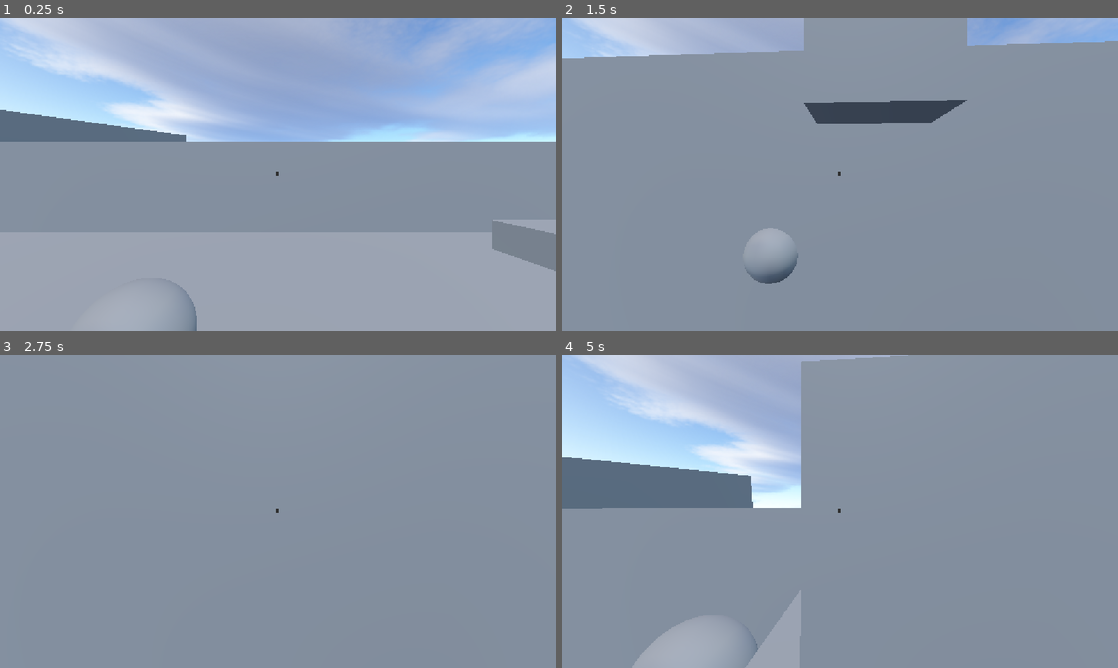
Above: before the commit, frames 1-4 (two rows, left to right).
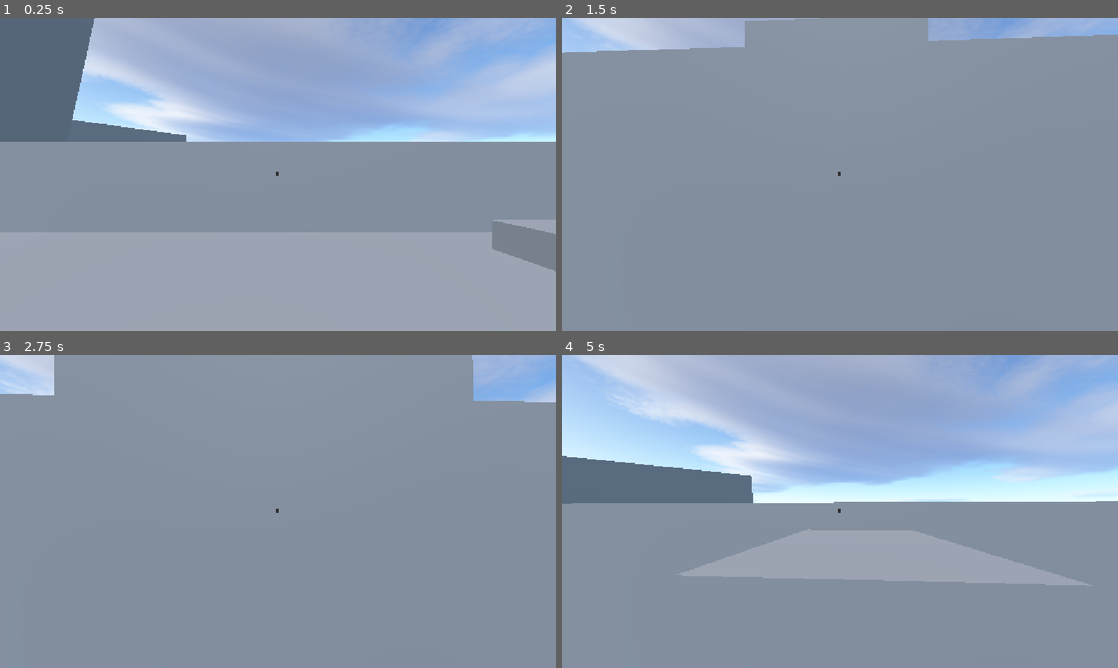
Above: after the commit, the same moments.

Repository: Yot-25/Earth-Shifter
Game: Godot game, scene res://Scenes/main.tscn
The game is run twice, just before and just after one commit, with the same random seed, the same clock (stepped at 60 frames per second) and the same inputs.
Inputs (mouse positions are in pixels of both pictures, inside the frame that each line leads up to):
- Up to frame 1 (0.25 s): no input
- Up to frame 2 (1.5 s): tap Enter (ui_accept) at 0.5, 0.77 s; move the mouse to (867, 174) at 0.52 s; press the mouse at (867, 174) at 0.53 s; hold W (up) from 0.53 s (still down); right-click (867, 174) at 0.8 s; move the mouse to (812, 174) at 1.27 s; release the mouse at (812, 174) at 1.28 s; right-click (812, 174) at 1.35 s
- Up to frame 3 (2.75 s): keep holding W (up); tap Enter (ui_accept) at 1.52 s; click (250, 511) at 1.55 s; move the mouse to (289, 505) at 2.02 s; press the mouse at (289, 505) at 2.03 s; right-click (289, 505) at 2.3 s
- Up to frame 4 (5 s): keep holding W (up); move the mouse to (834, 517) at 2.77 s; release the mouse at (834, 517) at 2.78 s; right-click (834, 517) at 2.85 s; tap Enter (ui_accept) at 3.02, 3.77, 4.52 s; click (834, 517) at 3.05 s; move the mouse to (878, 514) at 3.52 s; press the mouse at (878, 514) at 3.53 s; right-click (878, 514) at 3.8 s; move the mouse to (795, 508) at 4.27 s; release the mouse at (795, 508) at 4.28 s; right-click (795, 508) at 4.35 s; click (795, 508) at 4.55 s

The runs differ from the first frame. In frame 1, 4.9% of the frame differs, in the area x 0-36%, y 0-100%; in frame 2, 5.1%; in frame 3, 3.4%; in frame 4, 38%, in the area x 0-100%, y 0-100%.

Commit message:
refining base mechanic
bug fixes
added water and lava tiles

Diff:
--- /dev/null
+++ b/Scenes/Enviroment/lava.tscn
@@ -0,0 +1,28 @@
+[gd_scene format=3 uid="uid://c37x1gifh6qc8"]
+
+[ext_resource type="Script" uid="uid://det4ve1w5y0lp" path="res://Scritps/Enviroment/lava.gd" id="1_v5vbh"]
+
+[sub_resource type="PlaneMesh" id="PlaneMesh_d7v0t"]
+
+[sub_resource type="StandardMaterial3D" id="StandardMaterial3D_givfc"]
+albedo_color = Color(1, 0.1764706, 0, 1)
+
+[sub_resource type="BoxShape3D" id="BoxShape3D_egdpp"]
+size = Vector3(2, 1, 2)
+
+[node name="Lava" type="Node3D" unique_id=1418302822]
+script = ExtResource("1_v5vbh")
+
+[node name="Area3D" type="Area3D" parent="." unique_id=987795407]
+collision_layer = 2
+monitorable = false
+
+[node name="MeshInstance3D" type="MeshInstance3D" parent="Area3D" unique_id=214352418]
+mesh = SubResource("PlaneMesh_d7v0t")
+surface_material_override/0 = SubResource("StandardMaterial3D_givfc")
+
+[node name="CollisionShape3D" type="CollisionShape3D" parent="Area3D" unique_id=733157444]
+transform = Transform3D(1, 0, 0, 0, 1, 0, 0, 0, 1, 0, -0.5015234, 0)
+shape = SubResource("BoxShape3D_egdpp")
+
+[connection signal="body_entered" from="Area3D" to="." method="_on_area_3d_body_entered"]
--- /dev/null
+++ b/Scenes/Enviroment/water.tscn
@@ -0,0 +1,28 @@
+[gd_scene format=3 uid="uid://bj8tcdsp43euw"]
+
+[ext_resource type="Script" uid="uid://d0lmf5xg7ugpt" path="res://Scritps/Enviroment/water.gd" id="1_nph0p"]
+
+[sub_resource type="PlaneMesh" id="PlaneMesh_egdpp"]
+
+[sub_resource type="StandardMaterial3D" id="StandardMaterial3D_tw7do"]
+albedo_color = Color(0.3019608, 0.54509807, 0.54509807, 1)
+
+[sub_resource type="BoxShape3D" id="BoxShape3D_d7v0t"]
+size = Vector3(2, 1, 2)
+
+[node name="Water" type="Node3D" unique_id=1063709124]
+script = ExtResource("1_nph0p")
+
+[node name="Area3D" type="Area3D" parent="." unique_id=1124785677]
+collision_layer = 2
+monitorable = false
+
+[node name="MeshInstance3D" type="MeshInstance3D" parent="Area3D" unique_id=2142638085]
+mesh = SubResource("PlaneMesh_egdpp")
+surface_material_override/0 = SubResource("StandardMaterial3D_tw7do")
+
+[node name="CollisionShape3D" type="CollisionShape3D" parent="Area3D" unique_id=1097101090]
+transform = Transform3D(1, 0, 0, 0, 1, 0, 0, 0, 1, 0, -0.4845153, 0)
+shape = SubResource("BoxShape3D_d7v0t")
+
+[connection signal="body_entered" from="Area3D" to="." method="_on_area_3d_body_entered"]
--- a/Scenes/Player/Earth_Block.tscn
+++ b/Scenes/Player/Earth_Block.tscn
@@ -7,6 +7,9 @@
 
 [sub_resource type="BoxShape3D" id="BoxShape3D_egdpp"]
 size = Vector3(1, 1.4899902, 1)
+
+[sub_resource type="BoxShape3D" id="BoxShape3D_d7v0t"]
+size = Vector3(1.6, 2.019, 1.6)
 
 [node name="Earth Block" type="AnimatableBody3D" unique_id=1922935921]
 script = ExtResource("1_x31ho")
@@ -18,3 +21,9 @@
 [node name="CollisionShape3D" type="CollisionShape3D" parent="." unique_id=1898063042]
 transform = Transform3D(1, 0, 0, 0, 1, 0, 0, 0, 1, 0, -0.7817041, 0)
 shape = SubResource("BoxShape3D_egdpp")
+
+[node name="Area3D" type="Area3D" parent="." unique_id=685140259 groups=["Block"]]
+
+[node name="CollisionShape3D" type="CollisionShape3D" parent="Area3D" unique_id=868703676]
+transform = Transform3D(1, 0, 0, 0, 1, 0, 0, 0, 1, -0.015625, -0.5461792, 0)
+shape = SubResource("BoxShape3D_d7v0t")
--- /dev/null
+++ b/Scenes/Player/earth_platform.tscn
@@ -0,0 +1,20 @@
+[gd_scene format=3 uid="uid://b5rjd0ocjj0y4"]
+
+[ext_resource type="Script" uid="uid://cxyvc6611u7oa" path="res://Scritps/Player/earth_platform.gd" id="1_kqeml"]
+
+[sub_resource type="BoxMesh" id="BoxMesh_egdpp"]
+size = Vector3(2, 1.4, 2)
+
+[sub_resource type="BoxShape3D" id="BoxShape3D_kqeml"]
+size = Vector3(2, 1.4, 2)
+
+[node name="EarthPlatform" type="AnimatableBody3D" unique_id=1078216465]
+script = ExtResource("1_kqeml")
+
+[node name="MeshInstance3D" type="MeshInstance3D" parent="." unique_id=61187032]
+transform = Transform3D(1, 0, 0, 0, 1, 0, 0, 0, 1, 0, -0.72991925, 0)
+mesh = SubResource("BoxMesh_egdpp")
+
+[node name="CollisionShape3D" type="CollisionShape3D" parent="." unique_id=932215909]
+transform = Transform3D(1, 0, 0, 0, 1, 0, 0, 0, 1, 0, -0.7304146, 0)
+shape = SubResource("BoxShape3D_kqeml")
--- a/Scenes/ability_holder.gd
+++ b/Scenes/ability_holder.gd
@@ -4,7 +4,7 @@
 
 var earth_block = preload("res://Scenes/Player/Earth_Block.tscn")
 var spawnedBlocks: Array
-
+var blockLimit: int = 3
 
 func AddBlock(rayPos: Vector3, rayNormal):
 	var block = earth_block.instantiate()
@@ -19,6 +19,12 @@
 		newTransform = newTransform.rotated_local(Vector3.RIGHT, PI / 2.0)
 	block.global_transform = newTransform
 	add_child(block)
+	spawnedBlocks.append(block)
+	if spawnedBlocks.size() > 3:
+		var firstBlock = spawnedBlocks.pop_front()
+		if is_instance_valid(firstBlock):
+			firstBlock.queue_free()
+
 
 
 func _on_ability_place_block(rayPos: Vector3, rayNormal) -> void:
--- a/Scenes/main.tscn
+++ b/Scenes/main.tscn
@@ -2,18 +2,14 @@
 
 [ext_resource type="Script" uid="uid://dge6nxqcmxu8u" path="res://Scritps/Player/movement.gd" id="1_jjgbg"]
 [ext_resource type="Script" uid="uid://d18tf6wmv1v7" path="res://Scritps/Player/ability.gd" id="2_bo1nx"]
-[ext_resource type="PackedScene" uid="uid://0wsxbm0jrspn" path="res://Scenes/Player/Earth_Block.tscn" id="3_jjvhh"]
+[ext_resource type="PackedScene" uid="uid://c37x1gifh6qc8" path="res://Scenes/Enviroment/lava.tscn" id="3_kry3j"]
 [ext_resource type="Script" uid="uid://c52a2qpbn4m12" path="res://Scenes/ability_holder.gd" id="5_21xkr"]
 [ext_resource type="Texture2D" uid="uid://cfbahpesailuu" path="res://Assets/Textures/Panorama_Sky_04-512x512.png" id="5_kry3j"]
+[ext_resource type="PackedScene" uid="uid://bj8tcdsp43euw" path="res://Scenes/Enviroment/water.tscn" id="6_21xkr"]
 
 [sub_resource type="CapsuleShape3D" id="CapsuleShape3D_egdpp"]
 
 [sub_resource type="CapsuleMesh" id="CapsuleMesh_egdpp"]
-
-[sub_resource type="SphereMesh" id="SphereMesh_egdpp"]
-
-[sub_resource type="SphereShape3D" id="SphereShape3D_egdpp"]
-radius = 0.44551378
 
 [sub_resource type="BoxMesh" id="BoxMesh_egdpp"]
 
@@ -43,7 +39,6 @@
 
 [node name="Ability" type="Node3D" parent="Player" unique_id=666731462]
 script = ExtResource("2_bo1nx")
-earthblock = ExtResource("3_jjvhh")
 
 [node name="CameraPivot" type="Node3D" parent="Player" unique_id=792772035]
 transform = Transform3D(1, 0, 0, 0, 1, 0, 0, 0, 1, 0, 0.73643374, 0)
@@ -51,21 +46,9 @@
 [node name="Camera3D" type="Camera3D" parent="Player/CameraPivot" unique_id=949777008]
 
 [node name="RayCast3D" type="RayCast3D" parent="Player/CameraPivot/Camera3D" unique_id=745003006]
-target_position = Vector3(0, 0, -8)
-collision_mask = 3
+target_position = Vector3(0, 0, -6)
+hit_back_faces = false
 collide_with_areas = true
-
-[node name="LeftHand" type="Area3D" parent="Player/CameraPivot/Camera3D" unique_id=618193770]
-transform = Transform3D(0.5, 0, 0, 0, 0.5, 0, 0, 0, 0.5, -0.6267582, -0.73643374, -0.90350676)
-
-[node name="MeshInstance3D" type="MeshInstance3D" parent="Player/CameraPivot/Camera3D/LeftHand" unique_id=413407288]
-mesh = SubResource("SphereMesh_egdpp")
-
-[node name="CollisionShape3D" type="CollisionShape3D" parent="Player/CameraPivot/Camera3D/LeftHand" unique_id=530884235]
-shape = SubResource("SphereShape3D_egdpp")
-
-[node name="Hands" type="Node3D" parent="Player/CameraPivot" unique_id=885926930]
-transform = Transform3D(1, 0, 0, 0, 1, 0, 0, 0, 1, 0, -0.73643374, 0)
 
 [node name="AbilityHolder" type="Node3D" parent="." unique_id=2048647650]
 script = ExtResource("5_21xkr")
@@ -89,6 +72,20 @@
 collision_mask = 3
 size = Vector3(30, 1, 30)
 
+[node name="CSGBox3D6" type="CSGBox3D" parent="Enviroment" unique_id=1599077045]
+transform = Transform3D(1, 0, 0, 0, 1, 0, 0, 0, 1, 17.281286, -1.533536, 0)
+use_collision = true
+collision_layer = 3
+collision_mask = 3
+size = Vector3(30, 1, 30)
+
+[node name="CSGBox3D5" type="CSGBox3D" parent="Enviroment" unique_id=1730749523]
+transform = Transform3D(1, 0, 0, 0, 1, 0, 0, 0, 1, 40.406246, 1.3812685, -0.59005356)
+use_collision = true
+collision_layer = 3
+collision_mask = 3
+size = Vector3(25.995667, 12.114746, 30)
+
 [node name="CSGBox3D2" type="CSGBox3D" parent="Enviroment" unique_id=138493218]
 transform = Transform3D(1, 0, 0, 0, 1, 0, 0, 0, 1, 0, 1.3261628, -21.483128)
 use_collision = true
@@ -98,6 +95,13 @@
 
 [node name="CSGBox3D3" type="CSGBox3D" parent="Enviroment" unique_id=1362182479]
 transform = Transform3D(1, 0, 0, 0, 0.9918459, -0.12744318, 0, 0.12744318, 0.9918459, -29.325153, 1.5416179, -17.421799)
+use_collision = true
+collision_layer = 3
+collision_mask = 3
+size = Vector3(30, 8.912659, 30)
+
+[node name="CSGBox3D4" type="CSGBox3D" parent="Enviroment" unique_id=1560351539]
+transform = Transform3D(-0.21600793, 0.96843004, -0.12443445, -0.9763916, -0.21424659, 0.027528739, 0, 0.12744318, 0.9918459, -17.215206, 1.5416179, 4.317497)
 use_collision = true
 collision_layer = 3
 collision_mask = 3
@@ -133,5 +137,10 @@
 scale = Vector2(0.2, 0.2)
 color = Color(0.18359044, 0.18359044, 0.18359044, 1)
 
+[node name="Lava" parent="." unique_id=1418302822 instance=ExtResource("3_kry3j")]
+transform = Transform3D(6.985, 0, 0, 0, 6.985, 0, 0, 0, 6.985, 20.519367, -0.1749332, 0.7565117)
+
+[node name="Water" parent="." unique_id=1063709124 instance=ExtResource("6_21xkr")]
+transform = Transform3D(1, 0, 0, 0, 1, 0, 0, 0, 1, 4.2384653, 0.27729368, 0)
+
 [connection signal="placeBlock" from="Player/Ability" to="AbilityHolder" method="_on_ability_place_block"]
-[connection signal="body_entered" from="Player/CameraPivot/Camera3D/LeftHand" to="Player" method="_on_left_hand_body_entered"]
--- /dev/null
+++ b/Scritps/Enviroment/lava.gd
@@ -0,0 +1,7 @@
+extends Node3D
+
+
+func _on_area_3d_body_entered(body: Node3D) -> void:
+	if body.is_in_group("Player"):
+		print("lava touched")
+		body.ResetWorld()
--- /dev/null
+++ b/Scritps/Enviroment/water.gd
@@ -0,0 +1,7 @@
+extends Node3D
+
+
+func _on_area_3d_body_entered(body: Node3D) -> void:
+	if body.is_in_group("Player"):
+		print("water touched")
+		body.ResetWorld()
--- a/Scritps/Player/ability.gd
+++ b/Scritps/Player/ability.gd
@@ -2,16 +2,58 @@
 
 @onready var ability_holder: Node3D = $"../../AbilityHolder"
 @onready var ray_cast_3d: RayCast3D = $"../CameraPivot/Camera3D/RayCast3D"
-@export var earthblock: PackedScene
 signal placeBlock(rayPos:Vector3, rayNormal: Vector3)
-var isOnCooldown: bool = false
+var isActing:bool = false
 
 
 func _input(event: InputEvent) -> void:
-	if isOnCooldown ==false:
-		if event.is_action_pressed("place"):
-			isOnCooldown = true
-			placeBlock.emit(ray_cast_3d.get_collision_point(),
-			 ray_cast_3d.get_collision_normal())
-			await get_tree().create_timer(2).timeout
-			isOnCooldown = false
+	if event.is_action_pressed("place") and not isActing:
+		isActing = true
+		if(ray_cast_3d.is_colliding()):
+			var collider = ray_cast_3d.get_collider()
+			if collider is Area3D and collider.is_in_group("Block"):
+				print("checked")
+				isActing = false
+				return
+			var point = ray_cast_3d.get_collision_point()
+			var normal = ray_cast_3d.get_collision_normal()
+
+			if not EdgeDetection(point, normal):
+				print("edge is close")
+				isActing = false
+				return
+
+			placeBlock.emit(point,normal)
+			await get_tree().create_timer(1).timeout
+			isActing = false
+		else:
+			isActing = false
+
+
+
+func EdgeDetection(center_pos: Vector3, normal: Vector3)-> bool:
+	var space_state = get_world_3d().direct_space_state
+	var block_size = 0.45
+	var up_ref = Vector3.UP
+	if abs(normal.dot(up_ref)) > 0.99:
+		up_ref = Vector3.FORWARD
+
+	var tangent = normal.cross(up_ref).normalized()
+	var bitangent = normal.cross(tangent).normalized()
+	var offsets = [
+		tangent * block_size,
+		-tangent * block_size,
+		bitangent * block_size,
+		-bitangent * block_size
+	]
+
+	for offset in offsets:
+		var check_pos = center_pos + offset
+		var ray_query = PhysicsRayQueryParameters3D.create(
+			check_pos + (normal * 0.2),
+			check_pos - (normal * 0.5)
+		)
+		var result = space_state.intersect_ray(ray_query)
+		if result.is_empty():
+			return false
+	return true
--- a/Scritps/Player/earth_block.gd
+++ b/Scritps/Player/earth_block.gd
@@ -2,27 +2,17 @@
 
 @onready var mesh_instance_3d: MeshInstance3D = $MeshInstance3D
 @onready var collision_shape_3d: CollisionShape3D = $CollisionShape3D
-enum state{RISE, SHIFT, REST}
-var currentState
+@onready var area_3d: Area3D = $Area3D
+
+var riseMult: float = 1.5
+var duration:float = .3
+
 func _ready() -> void:
-	currentState = state.RISE
 	RiseUp()
 
 
 func RiseUp() -> void:
-	var tween = get_tree().create_tween()
-	tween.tween_property(mesh_instance_3d, "position", Vector3.UP*0.5, 1.5)
-	var tween2 = get_tree().create_tween()
-	tween2.tween_property(collision_shape_3d, "position", Vector3.UP*0.5, 1.5)
-	if tween.finished and tween2.finished:
-		UpdateState(state.REST)
-
-func UpdateState(newState) -> void:
-	currentState = newState
-	print(currentState)
-
-func Destroy() -> void:
-	print("destroyed")
-
-func Pushed() -> void:
-	print("pushed")
+	var tween = create_tween().set_parallel(true)
+	tween.tween_property(mesh_instance_3d, "position", Vector3.UP*riseMult, duration).as_relative()
+	tween.tween_property(collision_shape_3d, "position", Vector3.UP*riseMult, duration).as_relative()
+	tween.tween_property(area_3d, "position", Vector3.UP*riseMult, duration).as_relative()
--- a/Scritps/Player/movement.gd
+++ b/Scritps/Player/movement.gd
@@ -1,7 +1,6 @@
 extends CharacterBody3D
 
 @onready var camera_3d: Camera3D = $CameraPivot/Camera3D
-@onready var left_hand: Area3D = $CameraPivot/Camera3D/LeftHand
 
 const SPEED = 5.0
 const JUMP_VELOCITY = 4.5
@@ -9,17 +8,14 @@
 var currentCharge: float
 var maxCharge: float = 2
 
-enum attackState{NORMAL, HEAVY, NONE}
-var currentAttackState
-var attackCooldown:bool = false
-var speedMultiplier:float = 2
-
 @export var rotationSpeed: float = 20
-@export var xRotationLimit: float = 60
+@export var xRotationLimit: float = 85
 @onready var character_body_3d: CharacterBody3D = $"."
 
+var spawnPoint: Transform3D
+
 func _ready() -> void:
-	currentAttackState = attackState.NONE
+	spawnPoint = global_transform
 	Input.mouse_mode = Input.MOUSE_MODE_CAPTURED
 	screenSize = get_viewport().get_visible_rect().size
 
@@ -32,22 +28,6 @@
 
 
 func _physics_process(delta: float) -> void:
-	if(not attackCooldown):
-		if Input.is_action_pressed("attack"):
-			currentCharge += delta* speedMultiplier
-		if Input.is_action_just_released("attack"):
-			attackCooldown = true
-			Attack(currentCharge)
-
-			var tween = get_tree().create_tween()
-			tween.tween_property(left_hand, "position", Vector3.FORWARD + left_hand.position, .2)
-			await get_tree().create_timer(.3).timeout
-			var tween1 = get_tree().create_tween()
-			tween1.tween_property(left_hand, "position", Vector3.BACK + left_hand.position, .2)
-			await get_tree().create_timer(1).timeout
-			currentCharge = 0
-			attackCooldown = false
-			currentAttackState = attackState.NONE
 	# Add the gravity.
 	if not is_on_floor():
 		velocity += get_gravity() * delta
@@ -69,19 +49,5 @@
 
 	move_and_slide()
 
-
-func Attack(chargeAmount:float) -> void:
-	if chargeAmount > maxCharge:
-		currentAttackState = attackState.HEAVY
-	else:
-		currentAttackState = attackState.NORMAL
-
-
-func _on_left_hand_body_entered(body: Node3D) -> void:
-	if body is AnimatableBody3D:
-		if currentAttackState == attackState.HEAVY:
-			body.Pushed()
-		elif currentAttackState == attackState.NORMAL:
-			body.Destroy()
-		else:
-			pass
+func ResetWorld()->void:
+	transform = spawnPoint
--- a/project.godot
+++ b/project.godot
@@ -19,6 +19,10 @@
 
 window/stretch/mode="canvas_items"
 window/stretch/aspect="expand"
+
+[global_group]
+
+Block=""
 
 [input]
 
@@ -47,7 +51,7 @@
 "events": [Object(InputEventMouseButton,"resource_local_to_scene":false,"resource_name":"","device":-1,"window_id":0,"a …(253 unchanged characters)…
 ]
 }
-attack={
+launch={
 "deadzone": 0.2,
 "events": [Object(InputEventMouseButton,"resource_local_to_scene":false,"resource_name":"","device":-1,"window_id":0,"a …(253 unchanged characters)…
 ]
Not shown, added: Scritps/Enviroment/lava.gd.uid
Not shown, added: Scritps/Enviroment/water.gd.uid
Empty file added: Scritps/Player/earth_platform.gd
Not shown, added: Scritps/Player/earth_platform.gd.uid
Not shown, added: Scenes/main.tscn3157197964.tmp
